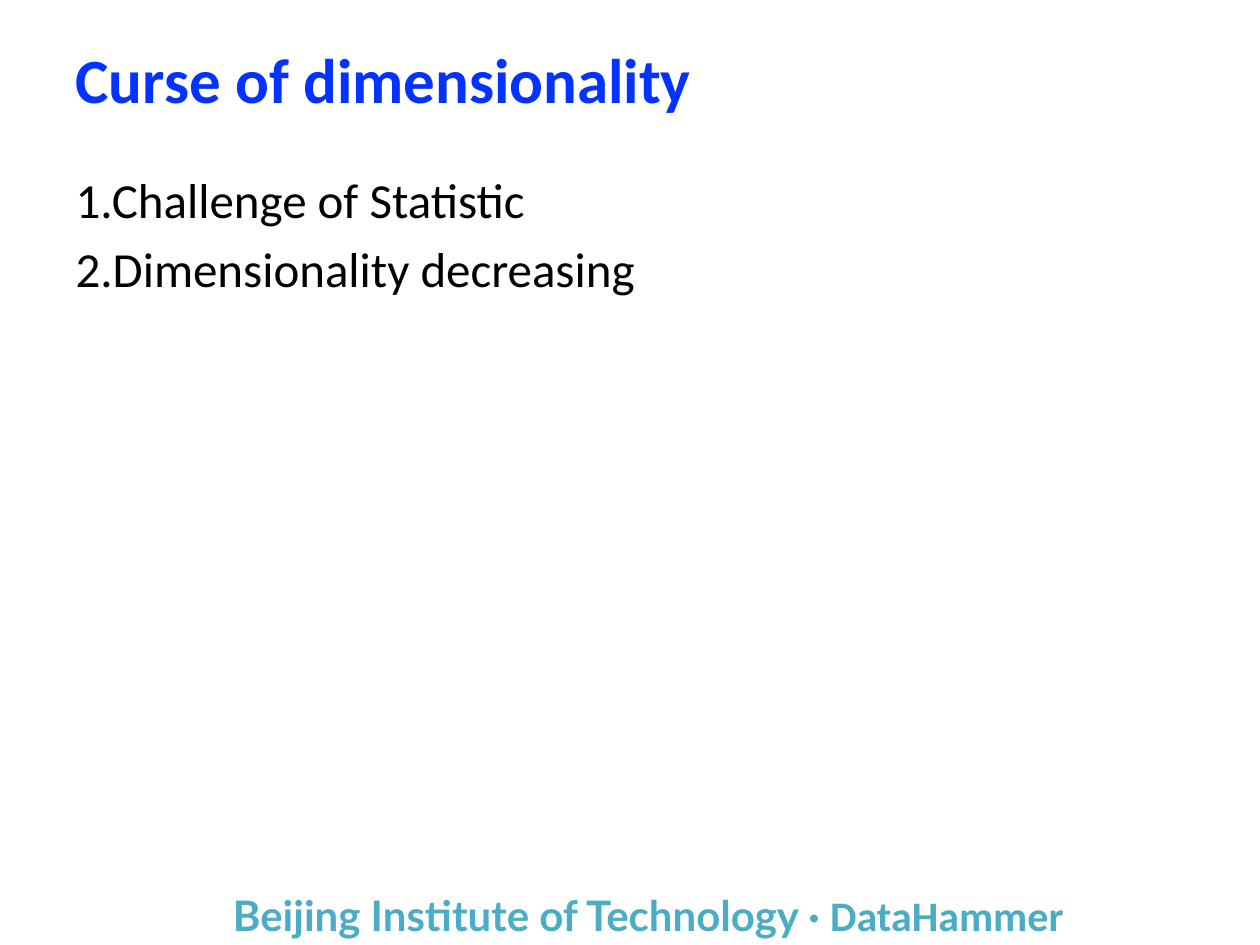
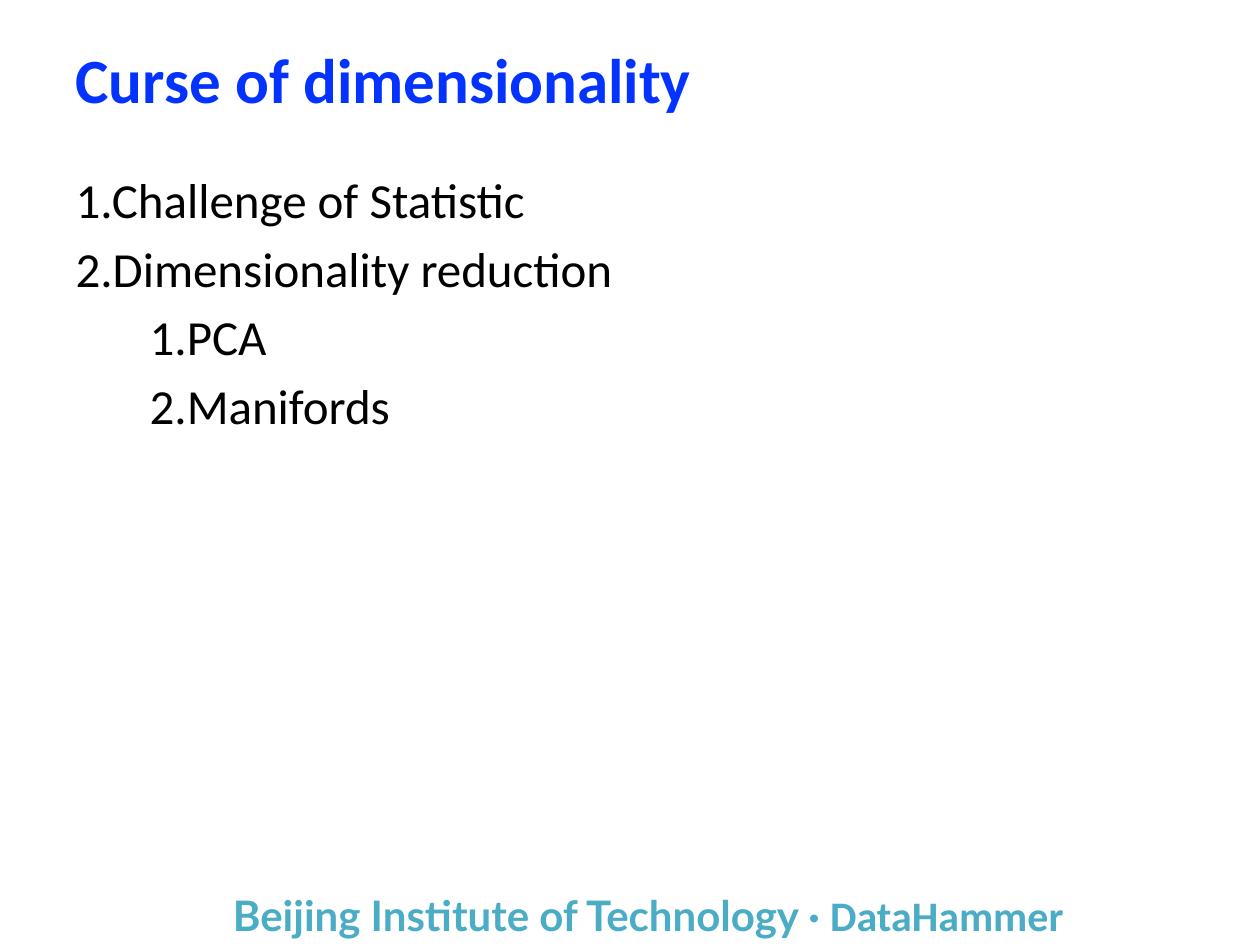
Before and after one commit to yuanba/Study, a slide deck: slide 28 of Report/机器学习自学基础/Machine Learning.pptx. Drawn at 1260x945 pixels with LibreOffice and Linux fonts; fonts in the diff are those of the drawing; background and template pictures are left out. Boxes give left, top, right and bottom in pixels: in the first picture for what was removed or moved away, otherwise in the second. Text is boxed around its words. In the diff, an @@ line names an element or a change of style, - is before the commit and + after.

```diff
--- a/Report/机器学习自学基础/Machine Learning.pptx
+++ b/Report/机器学习自学基础/Machine Learning.pptx
@@ text at bbox=[76, 253, 613, 425]: text changed @@
-2.Dimensionality decreasing
+2.Dimensionality reduction
+1.PCA
+2.Manifords
```
Also in this commit, not shown: 3 slides added, 21 slides removed, 1 other file.
